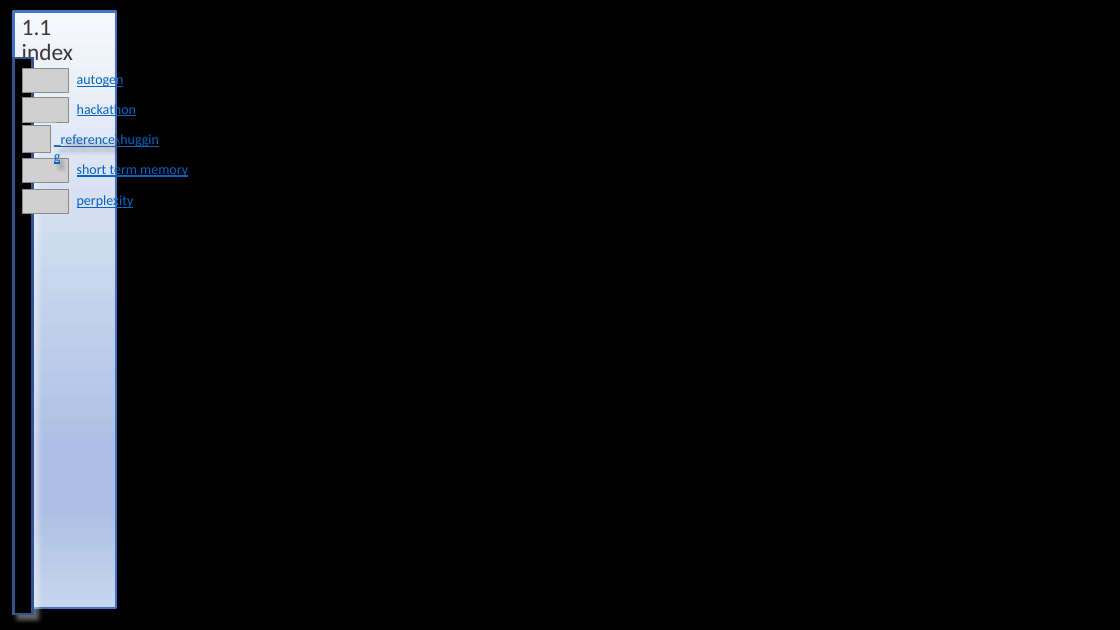
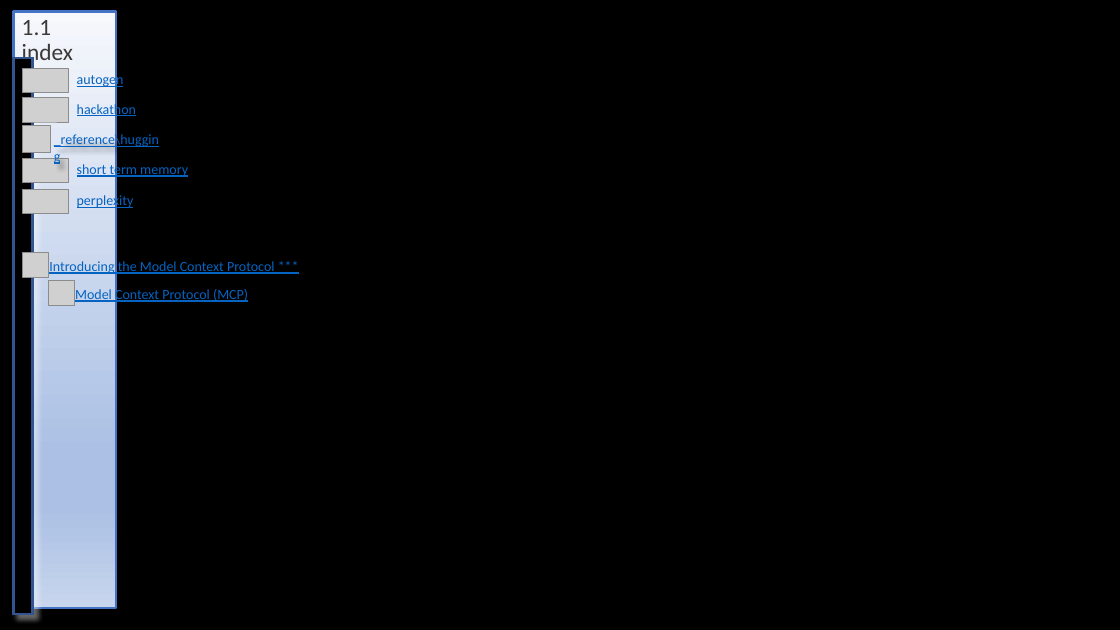
Before and after one commit to 1010836/portfolio, a slide deck: slide 2 of ai/ai.pptx. Drawn at 1120x630 pixels with LibreOffice and Linux fonts; fonts in the diff are those of the drawing; grey boxes stand for pictures. Boxes give left, top, right and bottom in pixels: in the first picture for what was removed or moved away, otherwise in the second. Text is boxed around its words. In the diff, an @@ line names an element or a change of style, - is before the commit and + after.

Commit message:
feat: ai

```diff
--- a/ai/ai.pptx
+++ b/ai/ai.pptx
@@ picture added at (23,252,48,277) @@
@@ text added at (49,261,275,274), 12 pt, text #0563C1, underline @@
+Introducing the Model Context Protocol ***
@@ picture added at (49,280,74,305) @@
@@ text added at (75,287,248,303), 12 pt, text #0563C1, underline @@
+Model Context Protocol (MCP)
```
